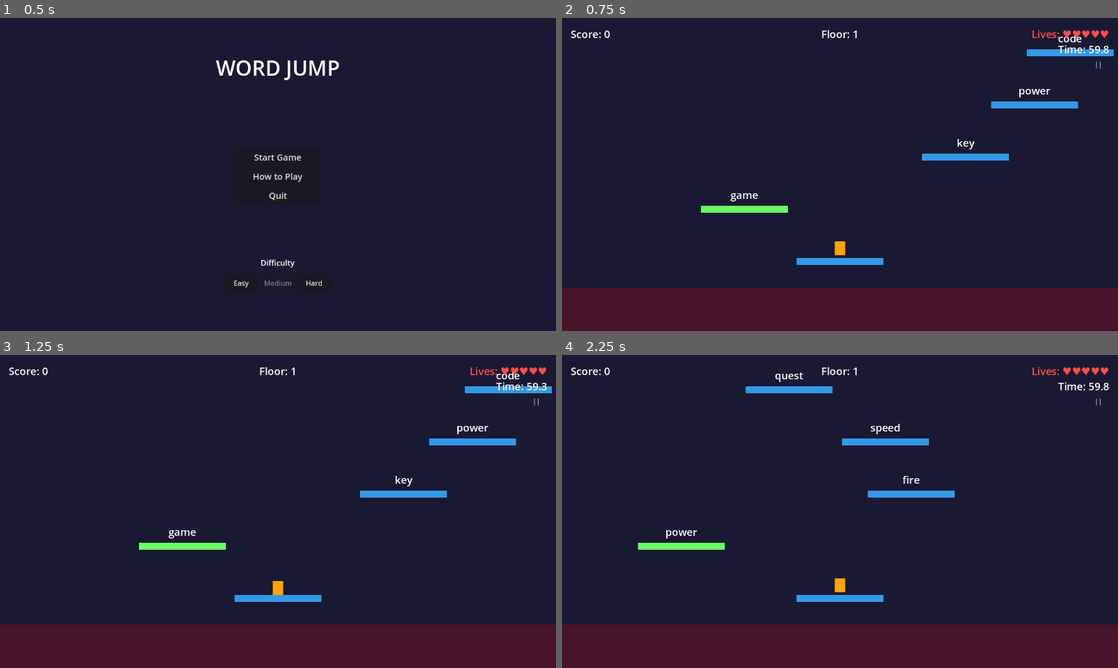
Above: before the commit, frames 1-4 (two rows, left to right).
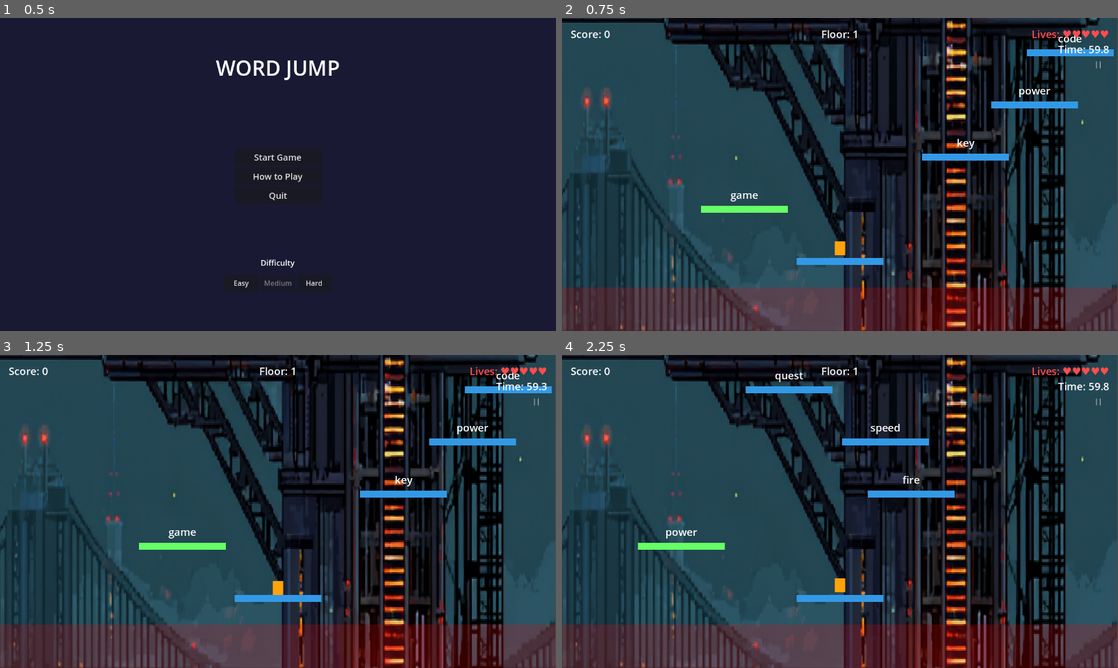
Above: after the commit, the same moments.

Repository: lexicastillo02/word-jump
Game: Godot game, scene res://scenes/main_menu.tscn
Two runs of this game, one before a commit and one after it. Both use one fixed random seed, a clock stepped at 60 frames per second and the inputs below.
Inputs:
- Up to frame 1 (0.5 s): no input
- Up to frame 2 (0.75 s): click "Start Game" at 0.5 s
- Up to frame 3 (1.25 s): no input
- Up to frame 4 (2.25 s): click "||" at 1.25 s; click "Restart" at 2 s

Frame 1 is identical in both runs. In frame 2, 76% of the frame differs, in the area x 0-100%, y 0-100%; in frame 3, 76%; in frame 4, 77%.

Commit message:
Add cyberpunk background, word challenges, and combo rewards
Features:
- Cyberpunk skyscraper parallax background
- Word challenge colors: pink (backwards), light blue (missing vowels)
- Removed scrambled word challenge
- Combo life rewards: 5 streak = +1 life, 20 streak = +2 lives
- Main Menu button on game over screen
- Updated How to Play instructions
- Added README.md with project documentation

🤖 Generated with [Claude Code](https://claude.com/claude-code)

Co-Authored-By: Claude <noreply@anthropic.com>

Diff:
--- a/word-jump/scenes/hud.tscn
+++ b/word-jump/scenes/hud.tscn
@@ -123,6 +123,10 @@
 layout_mode = 2
 text = "Restart"
 
+[node name="MainMenuButton" type="Button" parent="GameOverPanel/VBoxContainer"]
+layout_mode = 2
+text = "Main Menu"
+
 [node name="DangerZone" type="ColorRect" parent="."]
 anchors_preset = 12
 anchor_top = 1.0
--- a/word-jump/scenes/main.tscn
+++ b/word-jump/scenes/main.tscn
@@ -1,13 +1,14 @@
-[gd_scene load_steps=9 format=3 uid="uid://main123"]
+[gd_scene load_steps=10 format=3 uid="uid://main123"]
 
-[ext_resource type="Script" path="res://scripts/main.gd" id="1_main"]
+[ext_resource type="Script" uid="uid://ckm8djbn8x08m" path="res://scripts/main.gd" id="1_main"]
 [ext_resource type="PackedScene" uid="uid://player123" path="res://scenes/player.tscn" id="2_player"]
-[ext_resource type="Script" path="res://scripts/camera_controller.gd" id="3_camera"]
-[ext_resource type="Script" path="res://scripts/platform_spawner.gd" id="4_spawner"]
-[ext_resource type="Script" path="res://scripts/game_manager.gd" id="5_game"]
-[ext_resource type="Script" path="res://scripts/word_manager.gd" id="6_word"]
+[ext_resource type="Script" uid="uid://dq6xu84l6a2pk" path="res://scripts/camera_controller.gd" id="3_camera"]
+[ext_resource type="Script" uid="uid://d2j7jp4rpv4l8" path="res://scripts/platform_spawner.gd" id="4_spawner"]
+[ext_resource type="Script" uid="uid://djhpobxn0qapp" path="res://scripts/game_manager.gd" id="5_game"]
+[ext_resource type="Script" uid="uid://0oald321a2du" path="res://scripts/word_manager.gd" id="6_word"]
 [ext_resource type="PackedScene" uid="uid://hud123" path="res://scenes/hud.tscn" id="7_hud"]
 [ext_resource type="PackedScene" uid="uid://pause123" path="res://scenes/pause_menu.tscn" id="8_pause"]
+[ext_resource type="Texture2D" uid="uid://bq6h504j8wmqd" path="res://assets/background.png" id="9_bg"]
 
 [node name="Main" type="Node2D"]
 script = ExtResource("1_main")
@@ -15,14 +16,13 @@
 [node name="ParallaxBackground" type="ParallaxBackground" parent="."]
 
 [node name="ParallaxLayer" type="ParallaxLayer" parent="ParallaxBackground"]
-motion_scale = Vector2(0.5, 0.5)
+motion_scale = Vector2(0.3, 0.3)
+motion_mirroring = Vector2(0, 1024)
 
-[node name="BackgroundColor" type="ColorRect" parent="ParallaxBackground/ParallaxLayer"]
-offset_left = -1000.0
-offset_top = -5000.0
-offset_right = 2000.0
-offset_bottom = 2000.0
-color = Color(0.1, 0.1, 0.2, 1)
+[node name="BackgroundSprite" type="Sprite2D" parent="ParallaxBackground/ParallaxLayer"]
+position = Vector2(494, -1663)
+scale = Vector2(1.9215686, 3.8475273)
+texture = ExtResource("9_bg")
 
 [node name="Camera2D" type="Camera2D" parent="."]
 position = Vector2(360, 1000)
--- a/word-jump/scenes/main_menu.tscn
+++ b/word-jump/scenes/main_menu.tscn
@@ -138,18 +138,19 @@
 [node name="InstructionsLabel" type="Label" parent="HowToPlayPanel/VBoxContainer"]
 layout_mode = 2
 theme_override_font_sizes/font_size = 16
-text = "• Type the word on a platform to jump to it
+text = "• Type the word to jump to the next platform
 
-• Green platforms are within reach
+• Keep up with the auto-scroll or lose a life!
 
-• Farther jumps = more points + time bonus
+• Build combos for bonus points
+  - 5 combo = +1 life
+  - 20 combo = +2 lives
 
-• The screen auto-scrolls upward
-  Don't fall behind!
+• Word Challenges (Medium/Hard):
+  - Pink text = type it backwards
+  - Blue text = fill in missing vowels
 
-• Typos cost a life - type carefully!
-
-• Press ESC or || button to pause"
+• Press ESC to pause"
 autowrap_mode = 2
 
 [node name="Spacer2" type="Control" parent="HowToPlayPanel/VBoxContainer"]
--- a/word-jump/scripts/game_manager.gd
+++ b/word-jump/scripts/game_manager.gd
@@ -20,6 +20,10 @@
 var lives: int = 5
 var current_floor: int = 1
 var time_remaining: float = 60.0
+
+# Combo reward tracking
+var combo_5_rewarded: bool = false
+var combo_20_rewarded: bool = false
 
 # Scoring constants
 const BASE_POINTS_PER_CHAR: int = 10
@@ -49,6 +53,8 @@
 	lives = DIFFICULTY_LIVES[current_difficulty]
 	current_floor = 1
 	time_remaining = 60.0
+	combo_5_rewarded = false
+	combo_20_rewarded = false
 	current_state = GameState.PLAYING
 	emit_signal("game_started")
 	emit_signal("score_changed", score)
@@ -100,8 +106,22 @@
 		max_combo = combo
 	emit_signal("combo_changed", combo)
 
+	# Combo rewards
+	if combo >= 5 and not combo_5_rewarded:
+		combo_5_rewarded = true
+		gain_life(1)
+	if combo >= 20 and not combo_20_rewarded:
+		combo_20_rewarded = true
+		gain_life(2)
+
+func gain_life(amount: int):
+	lives += amount
+	emit_signal("lives_changed", lives)
+
 func reset_combo():
 	combo = 0
+	combo_5_rewarded = false
+	combo_20_rewarded = false
 	emit_signal("combo_changed", combo)
 
 func lose_life():
--- a/word-jump/scripts/main.gd
+++ b/word-jump/scripts/main.gd
@@ -46,6 +46,11 @@
 	var restart_btn = hud.get_node_or_null("GameOverPanel/VBoxContainer/RestartButton")
 	if restart_btn:
 		restart_btn.pressed.connect(_on_restart_pressed)
+
+	# Connect main menu button
+	var menu_btn = hud.get_node_or_null("GameOverPanel/VBoxContainer/MainMenuButton")
+	if menu_btn:
+		menu_btn.pressed.connect(_on_main_menu_pressed)
 
 	# Connect pause button from HUD
 	hud.pause_requested.connect(_on_pause_requested)
@@ -232,3 +237,6 @@
 
 func _on_restart_pressed():
 	get_tree().reload_current_scene()
+
+func _on_main_menu_pressed():
+	get_tree().change_scene_to_file("res://scenes/main_menu.tscn")
--- a/word-jump/scripts/platform.gd
+++ b/word-jump/scripts/platform.gd
@@ -111,9 +111,16 @@
 	if word_label:
 		word_label.text = displayed
 		word_label.visible = true
-		# Color code challenged words
-		if challenge > 0:
-			word_label.modulate = Color(1.0, 0.8, 0.3, 1)  # Yellow/orange for challenged
+		# Color code by challenge type
+		match challenge:
+			1:  # SCRAMBLED
+				word_label.modulate = Color(1.0, 0.8, 0.3, 1)  # Yellow/orange
+			2:  # BACKWARDS
+				word_label.modulate = Color(1.0, 0.5, 0.8, 1)  # Pink
+			3:  # MISSING_VOWELS
+				word_label.modulate = Color(0.5, 0.8, 1.0, 1)  # Light blue
+			_:
+				word_label.modulate = Color.WHITE
 
 func clear_word():
 	current_word = ""
--- a/word-jump/scripts/word_manager.gd
+++ b/word-jump/scripts/word_manager.gd
@@ -187,7 +187,7 @@
 		if floor_num < 10:
 			return ChallengeType.NORMAL
 		elif randf() < 0.3:  # 30% chance
-			var challenges = [ChallengeType.SCRAMBLED, ChallengeType.BACKWARDS]
+			var challenges = [ChallengeType.BACKWARDS, ChallengeType.MISSING_VOWELS]
 			return challenges[randi() % challenges.size()]
 		else:
 			return ChallengeType.NORMAL
@@ -195,7 +195,7 @@
 		if floor_num < 5:
 			return ChallengeType.NORMAL
 		elif randf() < 0.5:  # 50% chance
-			var challenges = [ChallengeType.SCRAMBLED, ChallengeType.BACKWARDS, ChallengeType.MISSING_VOWELS]
+			var challenges = [ChallengeType.BACKWARDS, ChallengeType.MISSING_VOWELS]
 			return challenges[randi() % challenges.size()]
 		else:
 			return ChallengeType.NORMAL
Binary file added: word-jump/assets/background.png
Not shown, added: word-jump/assets/background.png.import
Not shown, added: .gitignore
Not shown, added: background-reference-art/ghost-duck_Vertical_pixel_art_skyscraper_wall_with_glowing_si_5f7b3044-5bc5-4330-981a-da84f82a80a8_1.png
Not shown, added: background-reference-art/ghost-duck_Vertical_pixel_art_skyscraper_wall_with_glowing_si_5f7b3044-5bc5-4330-981a-da84f82a80a8_2.png
Not shown, added: background-reference-art/ghost-duck_Vertical_pixel_art_skyscraper_wall_with_glowing_si_5f7b3044-5bc5-4330-981a-da84f82a80a8_3.png
Not shown, added: word-jump/README.md
